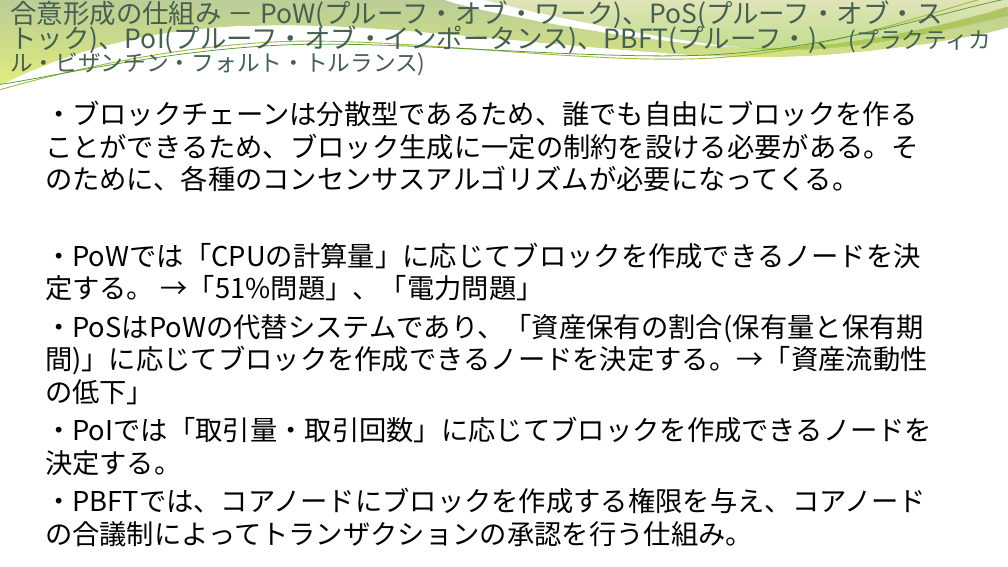
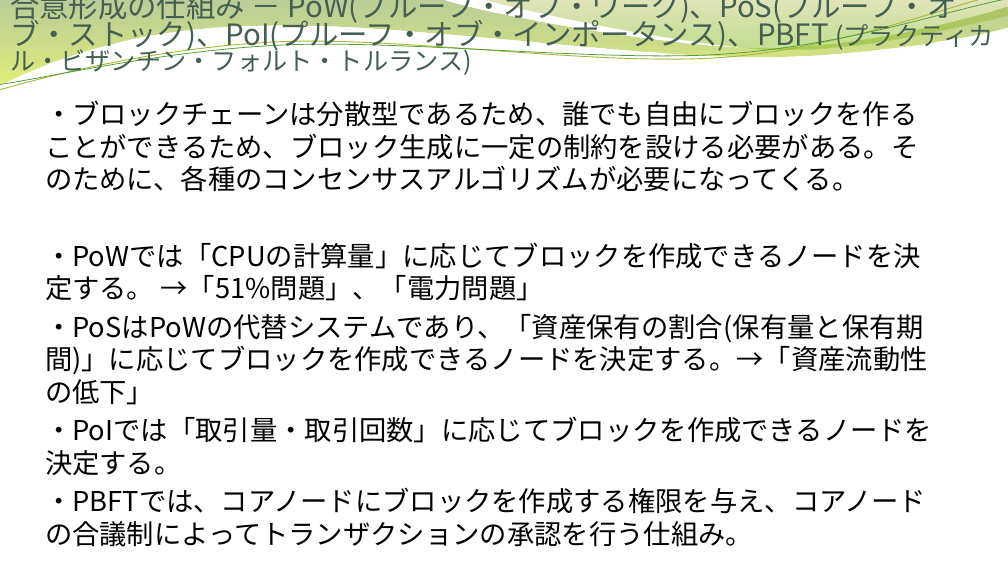
Before and after one commit to fwka1605/Study2, a slide deck: slide 14 of FinTech/ブロックチェーンの未来.pptx. Drawn at 1008x567 pixels with LibreOffice and Linux fonts; fonts in the diff are those of the drawing; background and template pictures are left out. Boxes give left, top, right and bottom in pixels: in the first picture for what was removed or moved away, otherwise in the second. Text is boxed around its words. In the diff, an @@ line names an element or a change of style, - is before the commit and + after.

```diff
--- a/FinTech/ブロックチェーンの未来.pptx
+++ b/FinTech/ブロックチェーンの未来.pptx
@@ title at bbox=[10, 0, 993, 77]: text changed; size 25.2 to 28 pt @@
-合意形成の仕組み － PoW(プルーフ・オブ・ワーク)、PoS(プルーフ・オブ・ストック)、PoI(プルーフ・オブ・インポータンス)、PBFT(プルーフ・)、 (プラクティカル・ビザンチン・フォルト・トルランス)
+合意形成の仕組み － PoW(プルーフ・オブ・ワーク)、PoS(プルーフ・オブ・ストック)、PoI(プルーフ・オブ・インポータンス)、PBFT (プラクティカル・ビザンチン・フォルト・トルランス)
```
Also in this commit, not shown: 1 other slide changed, 4 other files.
